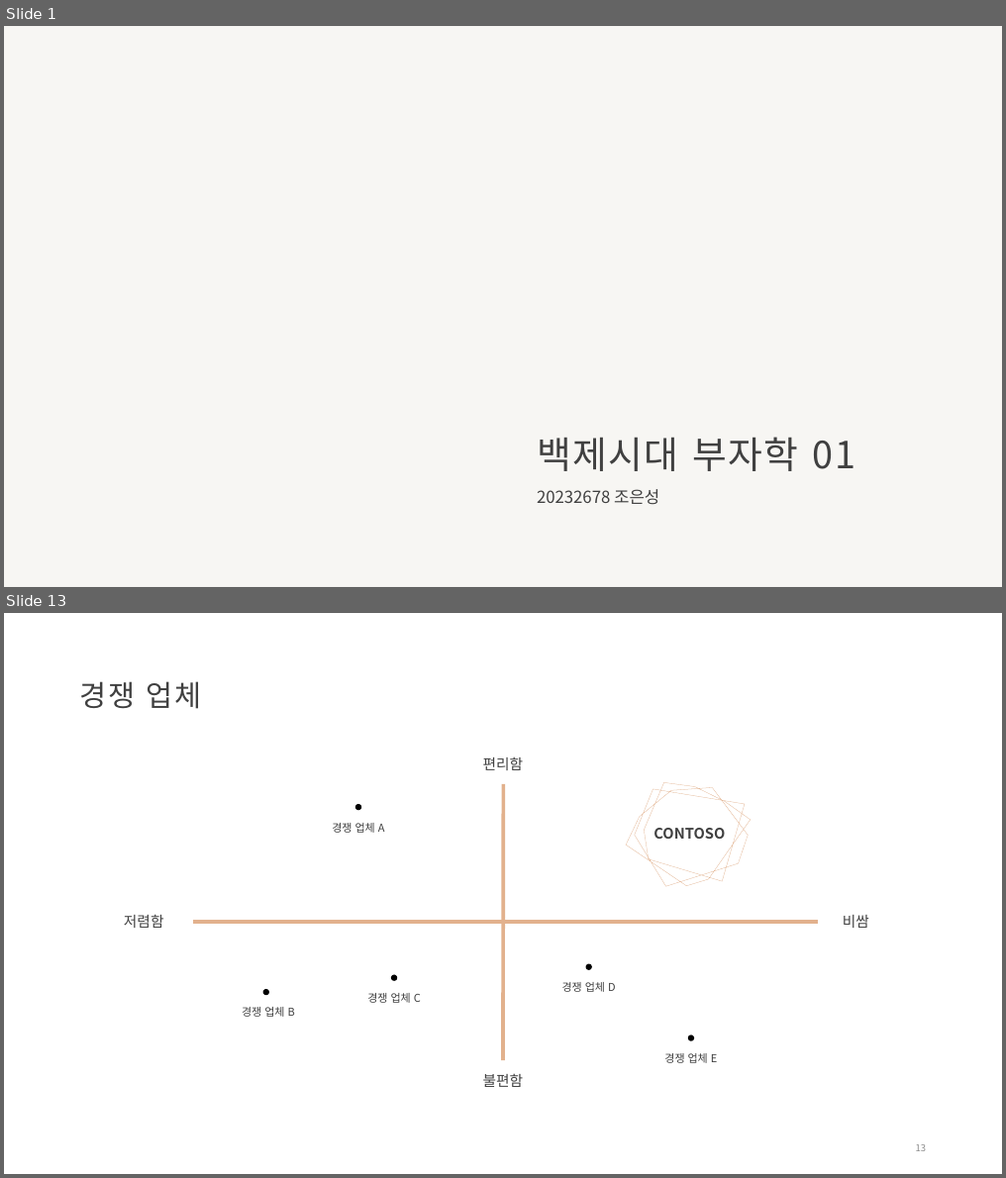
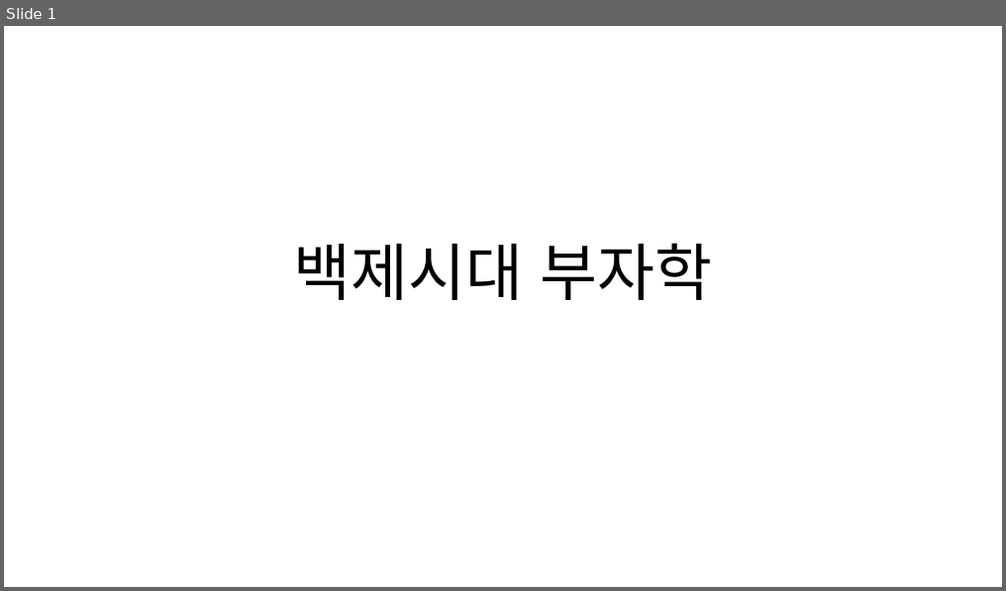
Before and after one commit to EunSeong-Jo/DMU, a slide deck: 1-freshman/2st-semester/백세시대부자학/백제시대부자학-조은성.pptx. Shown one above the other, each under a label of ours: slides 1 and 13 before the commit, slide 1 after it; the slides between them are not shown. The pictures are 1006x1178 and 1006x591 pixels, drawn with LibreOffice and Linux fonts; fonts in the diff are those of the drawing; background and template pictures are left out. Boxes give left, top, right and bottom in pixels: in the first picture for what was removed or moved away, otherwise in the second. Text is boxed around its words. In the diff, an @@ line names an element or a change of style, - is before the commit and + after.

```diff
--- a/1-freshman/2st-semester/백세시대부자학/백제시대부자학-조은성.pptx
+++ b/1-freshman/2st-semester/백세시대부자학/백제시대부자학-조은성.pptx
@@ slide 13 removed at [4,613,1002,1174], background #FFFFFF @@
@@ title removed at [80,681,202,709] @@
-경쟁 업체
@@ text removed at [483,757,524,770] @@
-편리함
@@ line removed from (503, 1060) to (503, 784) @@
@@ freeform shape removed at [626,783,750,887] @@
@@ ellipse removed at [355,804,361,810] @@
@@ text removed at [332,823,385,833] @@
-경쟁 업체 A
@@ text removed at [653,828,725,839] @@
-CONTOSO
@@ text removed at [124,914,164,928] @@
-저렴함
@@ line removed from (193, 922) to (818, 922) @@
@@ text removed at [843,915,869,928] @@
-비쌈
@@ ellipse removed at [586,964,592,970] @@
@@ ellipse removed at [263,989,269,995] @@
@@ text removed at [367,993,421,1003] @@
-경쟁 업체 C
@@ ellipse removed at [391,975,397,981] @@
@@ text removed at [562,982,616,992] @@
-경쟁 업체 D
@@ text removed at [242,1007,295,1017] @@
-경쟁 업체 B
@@ text removed at [664,1054,717,1063] @@
-경쟁 업체 E
@@ ellipse removed at [688,1035,694,1042] @@
@@ text removed at [483,1073,524,1087] @@
-불편함
@@ page number removed at [916,1145,926,1152] @@
-13
@@ slide 1 changed as well @@
@@ background #F7F6F3 to #FFFFFF @@
@@ title at [293,243,713,300]: text changed; size 36 to 60 pt; text colour #404040 to #000000 @@
-백제시대 부자학 01
+백제시대 부자학
@@ subtitle removed at [537,489,659,505] @@
-20232678 조은성
```
Also in this commit, not shown: 6 slides added, 20 other slides removed, 8 other files.
